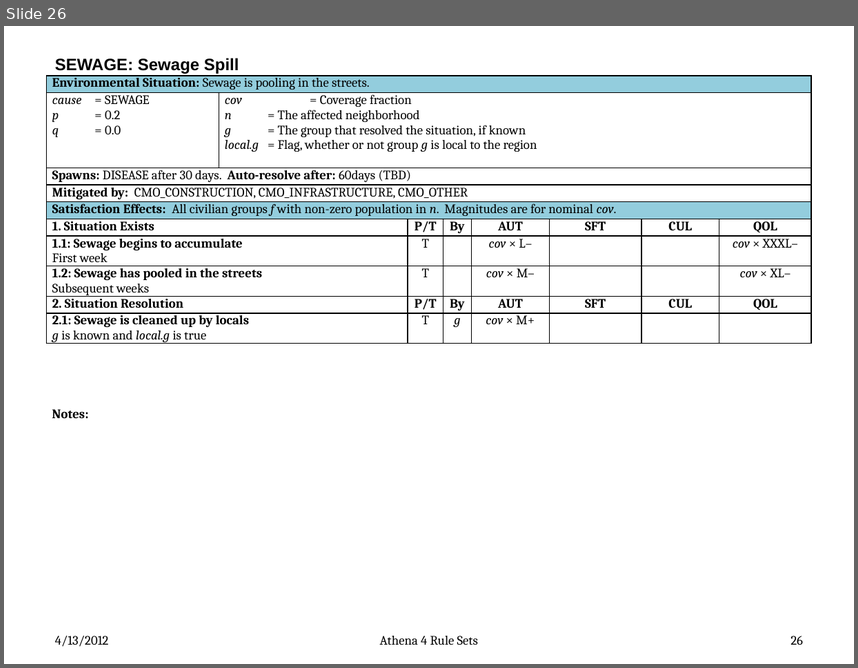
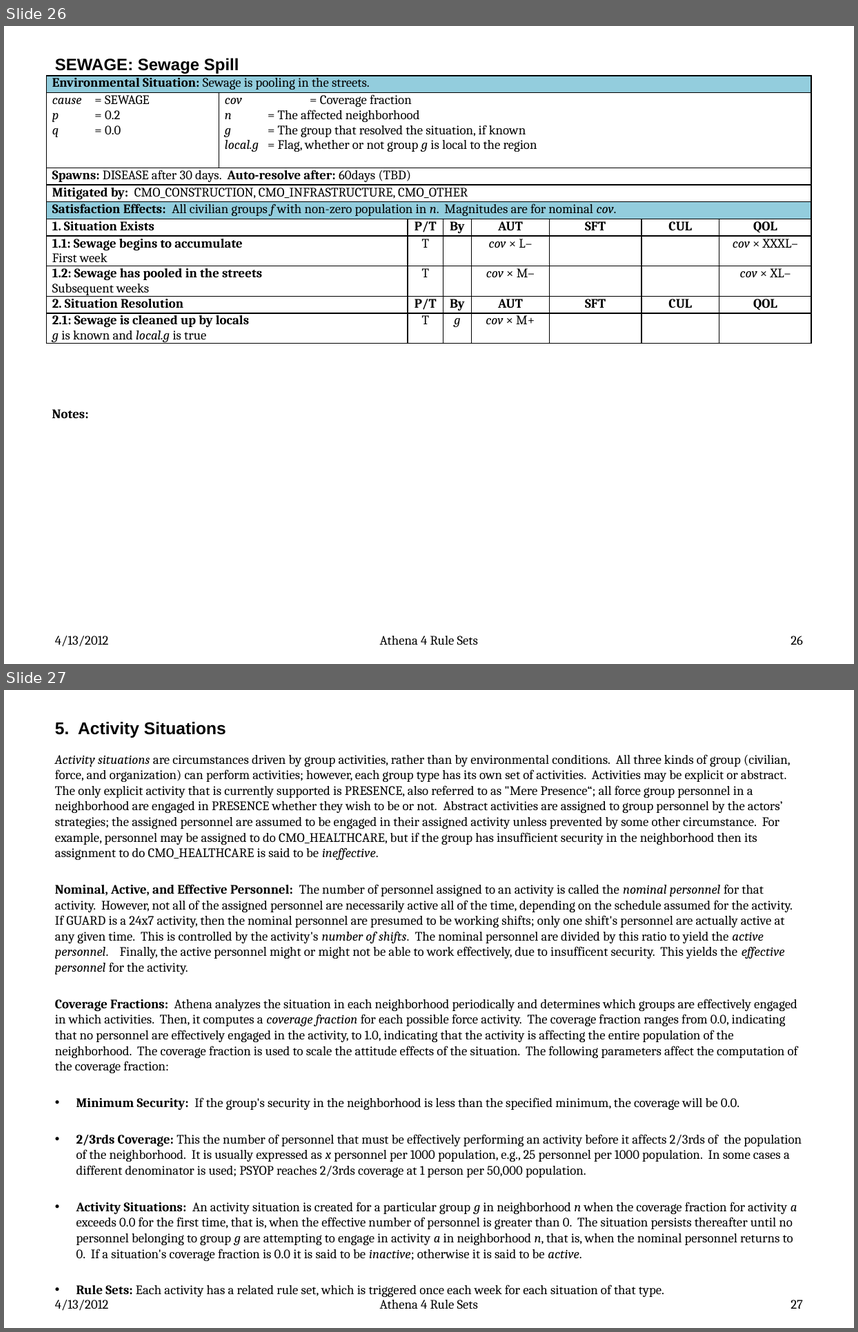
Before and after one commit to AthenaModel/athena-legacy, a slide deck: docs/dev/rules.pptx. Shown one above the other, each under a label of ours: slide 26 before the commit, slides 26 and 27 after it. The pictures are 858x668 and 858x1332 pixels, drawn with LibreOffice and Linux fonts; fonts in the diff are those of the drawing. Boxes give left, top, right and bottom in pixels: in the first picture for what was removed or moved away, otherwise in the second. Text is boxed around its words. In the diff, an @@ line names an element or a change of style, - is before the commit and + after.

```diff
--- a/docs/dev/rules.pptx
+++ b/docs/dev/rules.pptx
@@ slide 27 added at bbox=[4, 690, 854, 1328], background #FFFFFF @@
@@ title added at bbox=[55, 722, 226, 738], 14.4 pt, text #000000, bold @@
+5. Activity Situations
@@ text added at bbox=[55, 754, 802, 1294], 11 pt, text #000000 @@
+Activity situations are circumstances driven by group activities, rather than by environmental conditions. All three kinds of group (civilian, force, and organization) can perform activities; however, each group type has its own set of activities. Activities may be explicit or abstract. The only explicit activity that is currently supported is PRESENCE, also referred to as "Mere Presence“; all force group personnel in a neighborhood are engaged in PRESENCE whether they wish to be or not. Abstract activities are assigned to group personnel by the actors’ strategies; the assigned personnel are assumed to be engaged in their assigned activity unless prevented by some other circumstance. For example, personnel may be assigned to do CMO_HEALTHCARE, but if the group has insufficient security in the neighborhood then its assignment to do CMO_HEALTHCARE is said to be ineffective.
+Nominal, Active, and Effective Personnel: The number of personnel assigned to an activity is called the nominal personnel for that activity. However, not all of the assigned personnel are necessarily active all of the time, depending on the schedule assumed for the activity. If GUARD is a 24x7 activity, then the nominal personnel are presumed to be working shifts; only one shift's personnel are actually active at any given time. This is controlled by the activity's number of shifts. The nominal personnel are divided by this ratio to yield the active personnel. Finally, the active personnel might or might not be able to work effectively, due to insufficent security. This yields the effective personnel for the activity.
+Coverage Fractions: Athena analyzes the situation in each neighborhood periodically and determines which groups are effectively engaged in which activities. Then, it computes a coverage fraction for each possible force activity. The coverage fraction ranges from 0.0, indicating that no personnel are effectively engaged in the activity, to 1.0, indicating that the activity is affecting the entire population of the neighborhood. The coverage fraction is used to scale the attitude effects of the situation. The following parameters affect the computation of the coverage fraction:
+• Minimum Security: If the group's security in the neighborhood is less than the specified minimum, the coverage will be 0.0.
+• 2/3rds Coverage: This the number of personnel that must be effectively performing an activity before it affects 2/3rds of the population of the neighborhood. It is usually expressed as x personnel per 1000 population, e.g., 25 personnel per 1000 population. In some cases a different denominator is used; PSYOP reaches 2/3rds coverage at 1 person per 50,000 population.
+• Activity Situations: An activity situation is created for a particular group g in neighborhood n when the coverage fraction for activity a exceeds 0.0 for the first time, that is, when the effective number of personnel is greater than 0. The situation persists thereafter until no personnel belonging to group g are attempting to engage in activity a in neighborhood n, that is, when the nominal personnel returns to 0. If a situation's coverage fraction is 0.0 it is said to be inactive; otherwise it is said to be active.
+• Rule Sets: Each activity has a related rule set, which is triggered once each week for each situation of that type.
@@ text added at bbox=[55, 1299, 109, 1310], 11 pt, text #000000 @@
+4/13/2012
@@ text added at bbox=[380, 1299, 478, 1309], 11 pt, text #000000 @@
+Athena 4 Rule Sets
@@ page number added at bbox=[791, 1299, 803, 1308], 11 pt, text #000000 @@
+27
```
Also in this commit, not shown: 24 other slides added.
